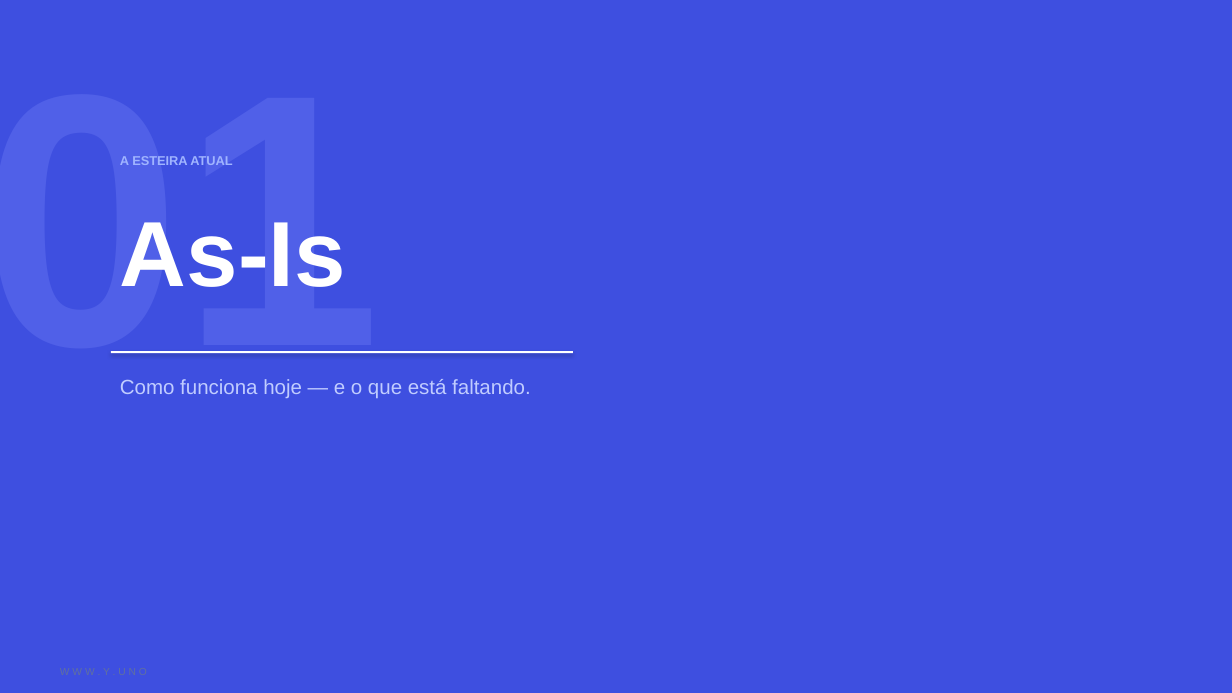
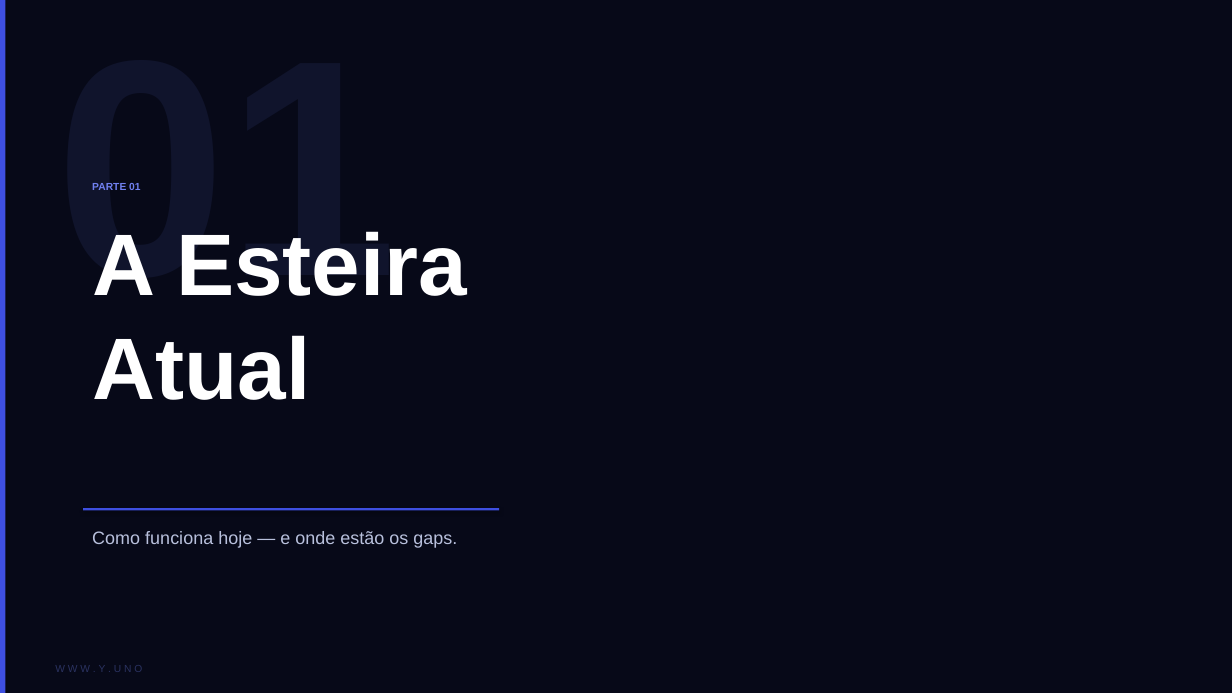
Before and after one commit to andyarapedrosa/yuno-sdk-demos, a slide deck: slide 2 of SE_Process_AsIs_ToBe.pptx. Drawn at 1232x693 pixels with LibreOffice and Linux fonts; fonts in the diff are those of the drawing. Boxes give left, top, right and bottom in pixels: in the first picture for what was removed or moved away, otherwise in the second. Text is boxed around its words. In the diff, an @@ line names an element or a change of style, - is before the commit and + after.

```diff
--- a/SE_Process_AsIs_ToBe.pptx
+++ b/SE_Process_AsIs_ToBe.pptx
@@ rectangle at box(0, 0, 1232, 693): fill #3E4FE0 to #070918 @@
@@ rectangle added at box(0, 0, 6, 693), fill #3E4FE0 @@
@@ text "01": place and size @@
-text "01" at box(0, 156, 381, 398)
+text "01" at box(55, 183, 398, 296)
@@ text "01" at box(55, 183, 398, 296): size 280 to 240 pt, text colour #5060E8 to #10142C @@
@@ text at box(92, 183, 140, 190): text changed; size 72 to 8 pt; text colour #FFFFFF to #7080F0 @@
-As-Is
+PARTE 01
@@ text at box(92, 231, 467, 400): text changed; size 10 to 68 pt; text colour #A0B4FF to #FFFFFF @@
-A ESTEIRA ATUAL
+A Esteira
+Atual
@@ rectangle removed at box(111, 351, 573, 353) @@
@@ text removed at box(120, 379, 531, 398) @@
-Como funciona hoje — e o que está faltando.
@@ rectangle added at box(83, 508, 499, 511), fill #3E4FE0 @@
@@ text added at box(92, 531, 457, 548), 14 pt, text #B8C0DC @@
+Como funciona hoje — e onde estão os gaps.
@@ text added at box(55, 665, 142, 672), 8 pt, text #2A3260 @@
+W W W . Y . U N O
```
Also in this commit, not shown: 11 other slides changed.
